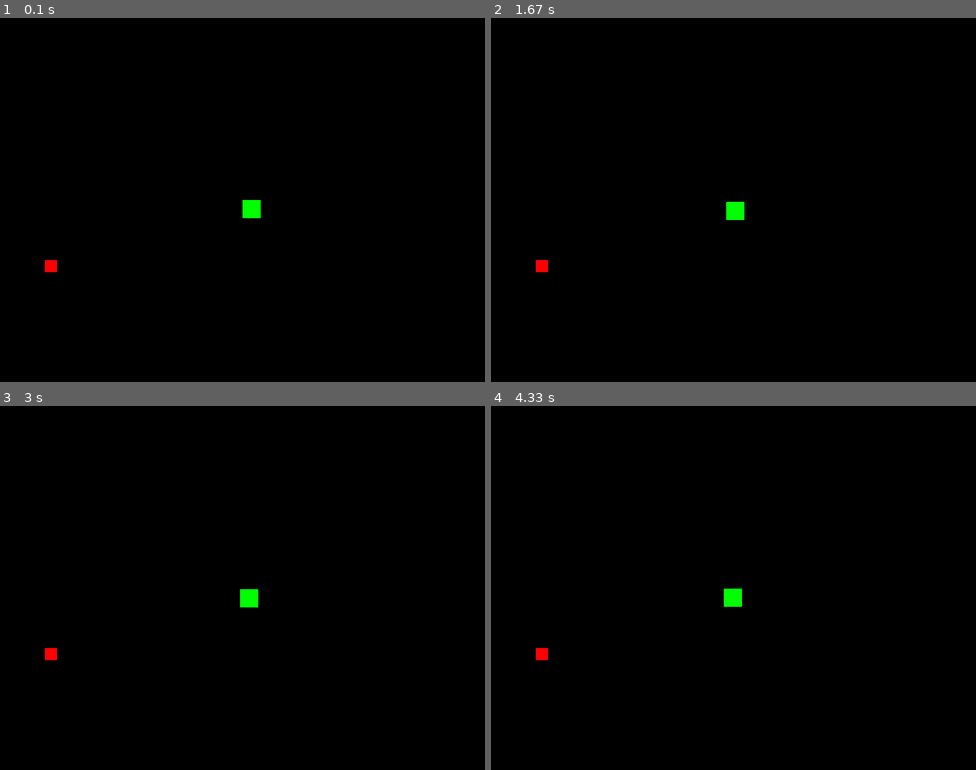
Above: before the commit, frames 1-4 (two rows, left to right).
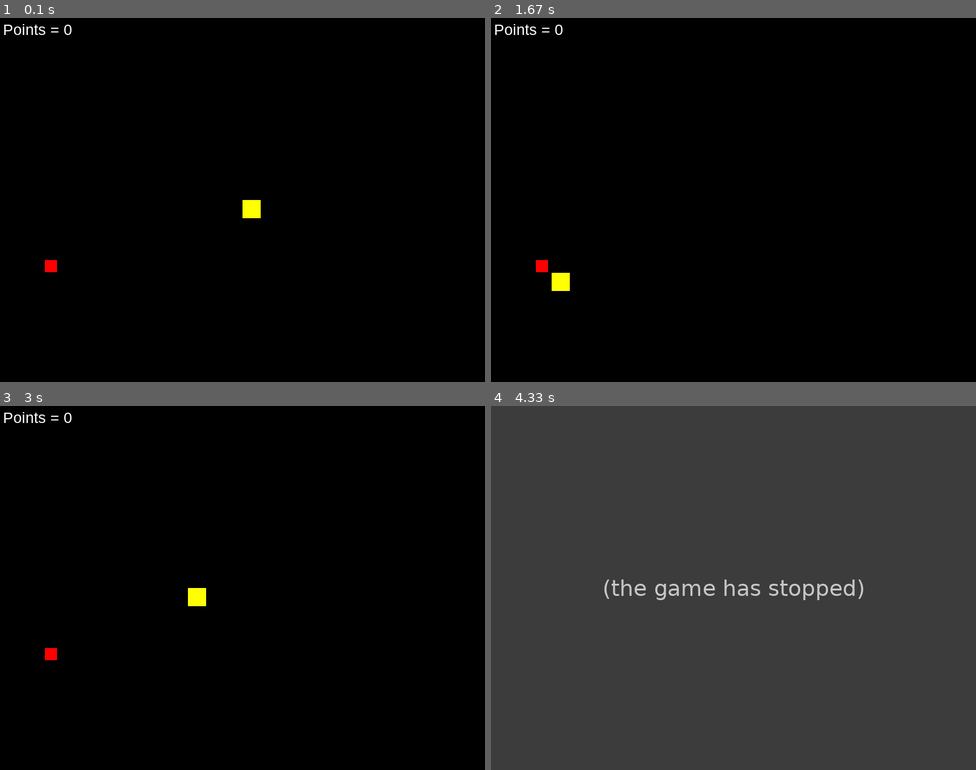
Above: after the commit, the same moments.

Repository: WejPi/Python-snake-game-with-Pygame
Game: pygame game, started from snake.py
Same seed, same stepped clock (60 frames per second), same inputs: the game is played once before the commit and once after it.
Inputs:
- Up to frame 1 (0.1 s): no input
- Up to frame 2 (1.67 s): hold Left 0.33-0.87 s; hold Down 0.9-1.2 s; hold Left 1.23-1.63 s
- Up to frame 3 (3 s): hold Up 1.67-2.03 s; hold Right 2.07-2.7 s; hold Down from 2.73 s (still down)
- Up to frame 4 (4.33 s): release Down at 3.1 s; hold Left 3.13-3.6 s; hold Right 3.63-4.1 s; hold Up from 4.13 s (still down)

The runs differ from the first frame. In frame 1, 0.3% of the frame differs, in the area x 0-54%, y 1-55%; in frame 2, 0.5%; in frame 3, 0.5%; in frame 4, 100%, in the area x 0-100%, y 0-100%.
After the commit the program exited at 4.15 s; later frames show no game.

Commit message:
third commit

Diff:
--- a/snake.py
+++ b/snake.py
@@ -3,6 +3,8 @@
 import random
 import pygame.draw
 import pygame.event
+import pygame.font
+import pygame.time
 
 
 WIDTH = 800
@@ -16,21 +18,20 @@
         self.headPosY = HEIGHT/2
         self.bodies = []
         self.dir = ""
-        self.speed = 0.2
     def draw(self,surface):
-        pygame.draw.rect(surface,"green",(self.headPosX,self.headPosY,self.width,self.height))
+        pygame.draw.rect(surface,"yellow",(self.headPosX,self.headPosY,self.width,self.height))
         if len(self.bodies)>0:
             for body in self.bodies:
                 body.draw(surface)
     def moveHead(self):
         if self.dir == "UP":
-            self.headPosY -= self.speed
+            self.headPosY -= self.width
         if self.dir == "DOWN":
-            self.headPosY += self.speed
+            self.headPosY += self.width
         if self.dir == "LEFT":
-            self.headPosX -= self.speed
+            self.headPosX -= self.width
         if self.dir == "RIGHT":
-            self.headPosX += self.speed
+            self.headPosX += self.width
     def moveBody(self):
         if len(self.bodies)>0:
             for i in range(len(self.bodies)-1,-1,-1):
@@ -75,11 +76,14 @@
     window = pygame.display.set_mode((WIDTH,HEIGHT))
     snake = Snake()
     food = Food()
-
+    points = 0
+    font = pygame.font.SysFont('arial',25,False)
 
     while run == True:
         snake.draw(window)
         food.draw(window)
+        scoreText = font.render('Points = ' + str(points),1,(255,255,255))
+        window.blit(scoreText,(5,5))
 
         for event in pygame.event.get():
             if event.type == pygame.QUIT:
@@ -107,17 +111,30 @@
 
         snakeRect = pygame.Rect(snake.headPosX,snake.headPosY,snake.width,snake.height)
         foodRect = pygame.Rect(food.posX,food.posY,food.width,food.height)
+        bodyRects = []
+
+        if len(snake.bodies)>0:
+            if len(bodyRects)>0:
+                bodyRects.clear()
+            for body in snake.bodies:
+                rect = pygame.Rect(body.posX,body.posY,body.width,body.height)
+                bodyRects.append(rect)
 
         if pygame.Rect.colliderect(snakeRect,foodRect):
             food.posX = random.randint(0,WIDTH-food.width)
             food.posY = random.randint(0,HEIGHT-food.height)
+            snake.addBody()
+            points += 1
+
+        for i in range(len(bodyRects)):
+            if pygame.Rect.colliderect(snakeRect,bodyRects[i]):
+                run = False
 
         snake.moveBody()
         snake.moveHead()
 
+        pygame.time.delay(80)
         pygame.display.update()
         window.fill("black")
 
-
-
 main()
